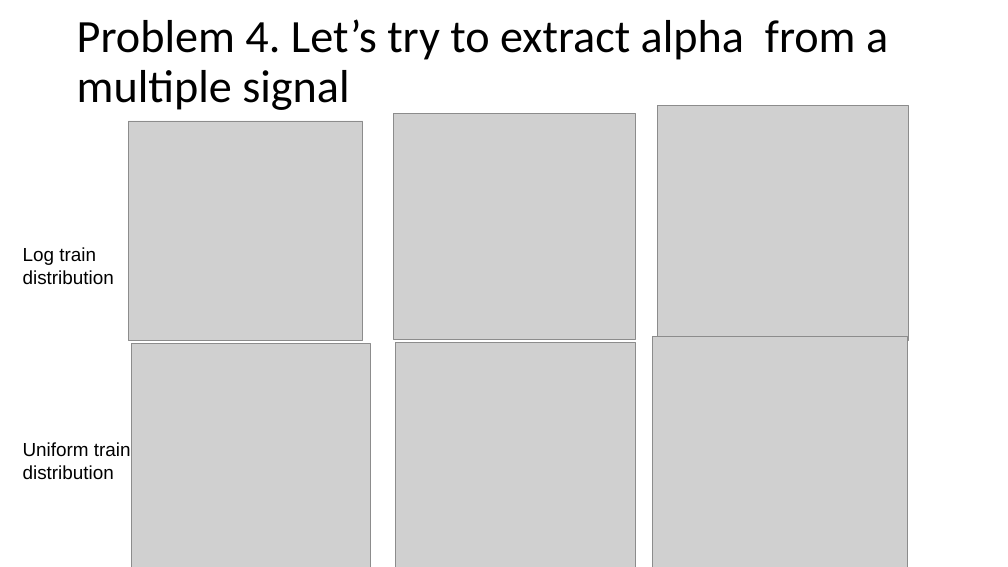
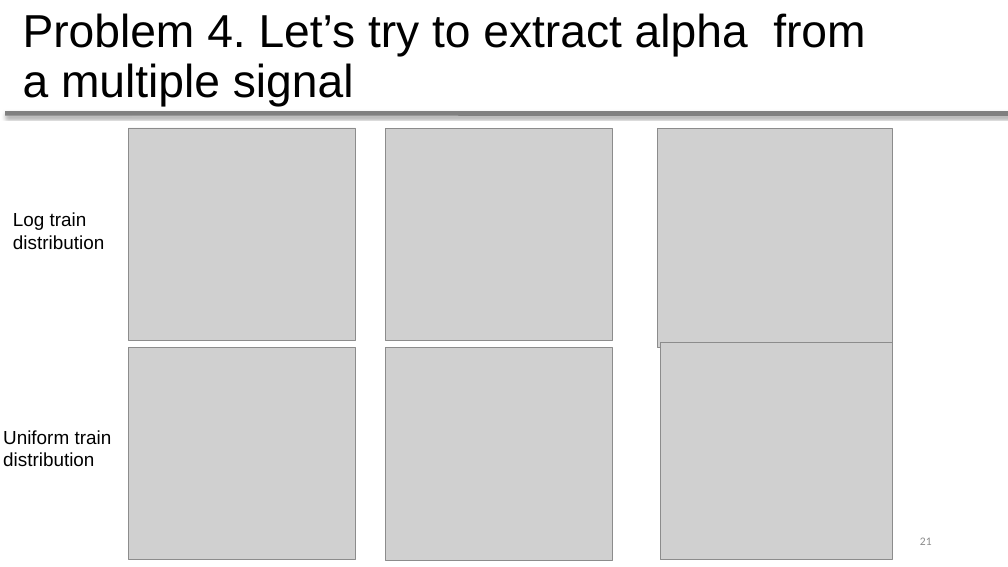
Before and after one commit to whiteRa2bit/cern_summer_project, a slide deck: slide 21 of Evaluating ECAL timing properties using test beam data.pptx. Drawn at 1008x567 pixels with LibreOffice and Linux fonts; fonts in the diff are those of the drawing; grey boxes stand for pictures. Boxes give left, top, right and bottom in pixels: in the first picture for what was removed or moved away, otherwise in the second. Text is boxed around its words. In the diff, an @@ line names an element or a change of style, - is before the commit and + after.

```diff
--- a/Evaluating ECAL timing properties using test beam data.pptx
+++ b/Evaluating ECAL timing properties using test beam data.pptx
@@ text "Problem 4. Let’s try to ...": place and size @@
-text "Problem 4. Let’s try to ..." at <box>77,19,888,110</box>
+text "Problem 4. Let’s try to ..." at <box>23,13,865,107</box>
@@ text "Problem 4. Let’s try to ..." at <box>23,13,865,107</box>: font Calibri to Arial @@
@@ line added from (5, 113) to (1008, 113), #808080 4.51 pt @@
@@ picture: place and size @@
-picture at <box>129,121,363,340</box>
+picture at <box>129,128,355,340</box>
@@ picture: place and size @@
-picture at <box>393,113,635,340</box>
+picture at <box>386,129,613,341</box>
@@ picture: place and size @@
-picture at <box>658,106,908,340</box>
+picture at <box>658,129,892,348</box>
@@ text "Log train distribution": place and size @@
-text "Log train distribution" at <box>23,247,114,285</box>
+text "Log train distribution" at <box>13,212,104,250</box>
@@ picture: place and size @@
-picture at <box>132,343,371,567</box>
+picture at <box>129,347,355,560</box>
@@ picture: place and size @@
-picture at <box>395,343,636,567</box>
+picture at <box>386,348,613,560</box>
@@ picture: place and size @@
-picture at <box>653,337,907,567</box>
+picture at <box>660,343,892,560</box>
@@ text "Uniform train distribution": place and size @@
-text "Uniform train distribution" at <box>23,442,131,480</box>
+text "Uniform train distribution" at <box>3,430,112,467</box>
@@ page number added at <box>920,537,932,545</box>, 11 pt, text #8B8B8B @@
+21
```
Also in this commit, not shown: 16 other slides changed, 6 slides added, 6 slides removed, 31 other files.
